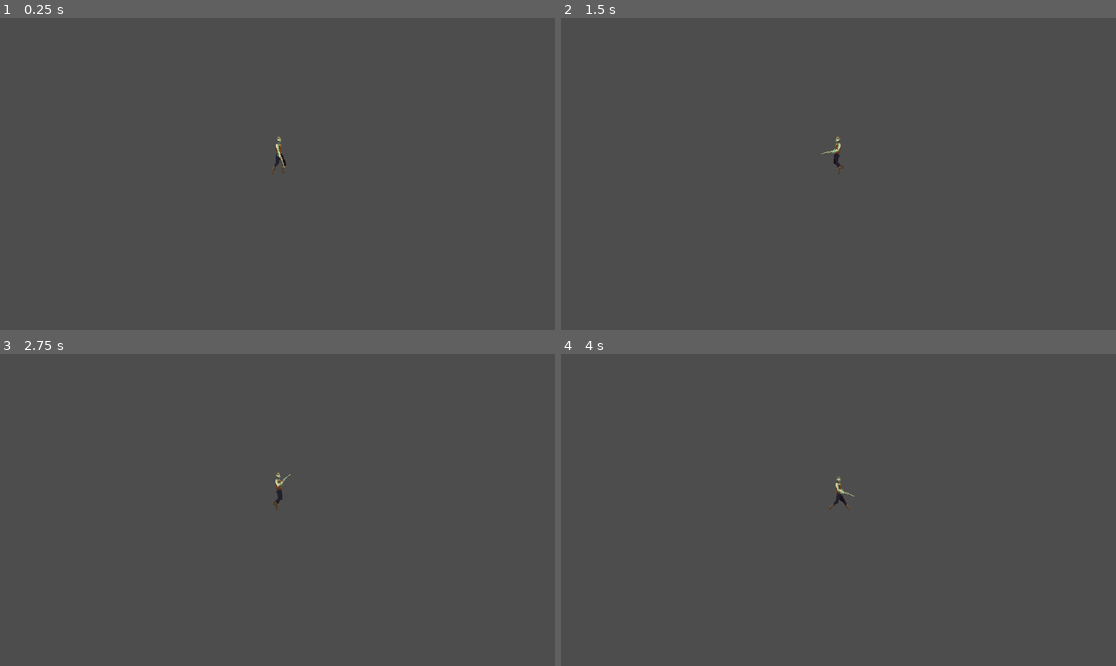
Above: before the commit, frames 1-4 (two rows, left to right).
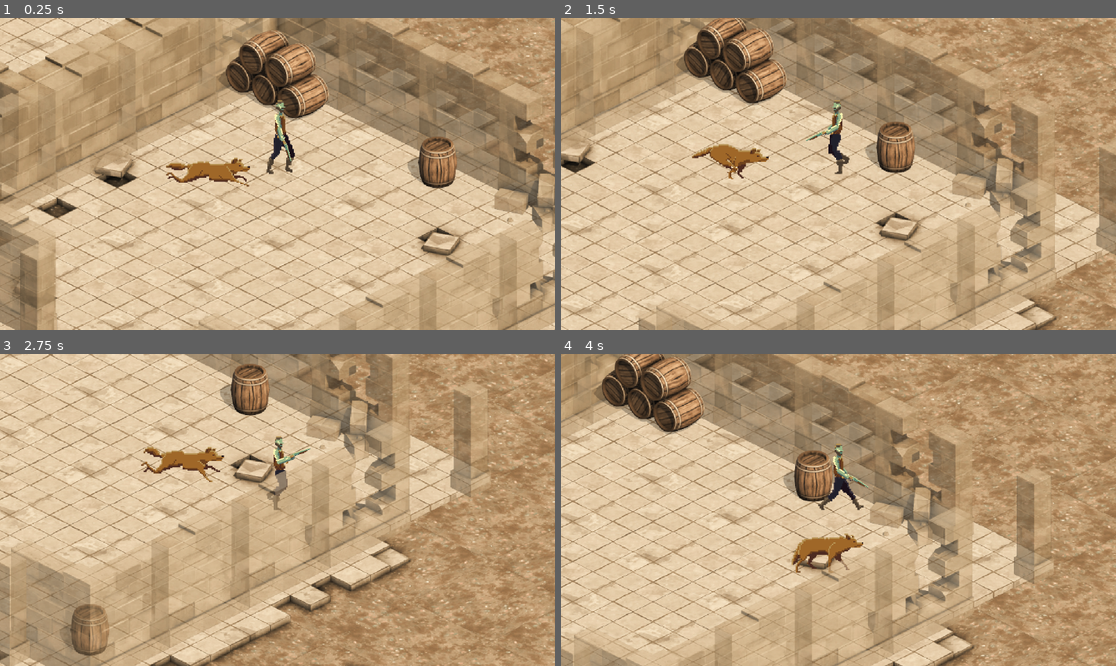
Above: after the commit, the same moments.

Repository: Bienestar-Games/bienestar_games
Game: Godot game, scene res://scenes/main/main.tscn
Same seed, same stepped clock (60 frames per second), same inputs: the game is played once before the commit and once after it.
Inputs (mouse positions are in pixels of both pictures, inside the frame that each line leads up to):
- Up to frame 1 (0.25 s): no input
- Up to frame 2 (1.5 s): move the mouse to (960, 158) at 0.52 s; hold D (right) 0.53-1.28 s; click (960, 158) at 0.6 s; move the mouse to (727, 189) at 1.27 s; hold S (down) from 1.28 s (still down); click (727, 189) at 1.35 s
- Up to frame 3 (2.75 s): move the mouse to (333, 441) at 2.02 s; release S (down) at 2.03 s; hold D (right) from 2.03 s (still down); click (333, 441) at 2.1 s
- Up to frame 4 (4 s): move the mouse to (810, 572) at 2.77 s; release D (right) at 2.78 s; hold W (up) 2.78-3.53 s; click (810, 572) at 2.85 s; move the mouse to (1005, 556) at 3.52 s; hold A (left) from 3.53 s (still down); click (1005, 556) at 3.6 s

The runs differ from the first frame. In frame 1, 100% of the frame differs, in the area x 0-100%, y 0-100%; in frame 2, 100%; in frame 3, 100%; in frame 4, 100%.

Commit message:
fix: use pueblo_viejo map in main scene for smoke test (#38)
Shelter.tscn is still minimal (no spawn zones, no navigation configured).
Swapping to pueblo_viejo.tscn which already has Player, EnemySpawnZone
and NavigationRegion2D set up so B13 smoke test can run immediately.

Co-Authored-By: Claude Sonnet 4.6 <noreply@anthropic.com>

Diff:
--- a/game/scenes/main/main.tscn
+++ b/game/scenes/main/main.tscn
@@ -1,13 +1,9 @@
 [gd_scene format=3 uid="uid://bnpugrgd547nj"]
 
 [ext_resource type="Script" path="res://scenes/main/main.gd" id="1_main"]
-[ext_resource type="PackedScene" uid="uid://c4smparqxu5uu" path="res://scenes/maps/shelter/shelter.tscn" id="2_shelter"]
-[ext_resource type="PackedScene" uid="uid://wsbq46vhfxa7" path="res://entities/player/Player.tscn" id="3_player"]
+[ext_resource type="PackedScene" uid="uid://bfjny0gf5bx4r" path="res://maps/pueblo_viejo.tscn" id="2_map"]
 
 [node name="Main" type="Node2D" unique_id=1926789006]
 script = ExtResource("1_main")
 
-[node name="Shelter" parent="." instance=ExtResource("2_shelter")]
-
-[node name="Player" parent="." instance=ExtResource("3_player")]
-position = Vector2(320, 320)
+[node name="PuebloViejo" parent="." instance=ExtResource("2_map")]
